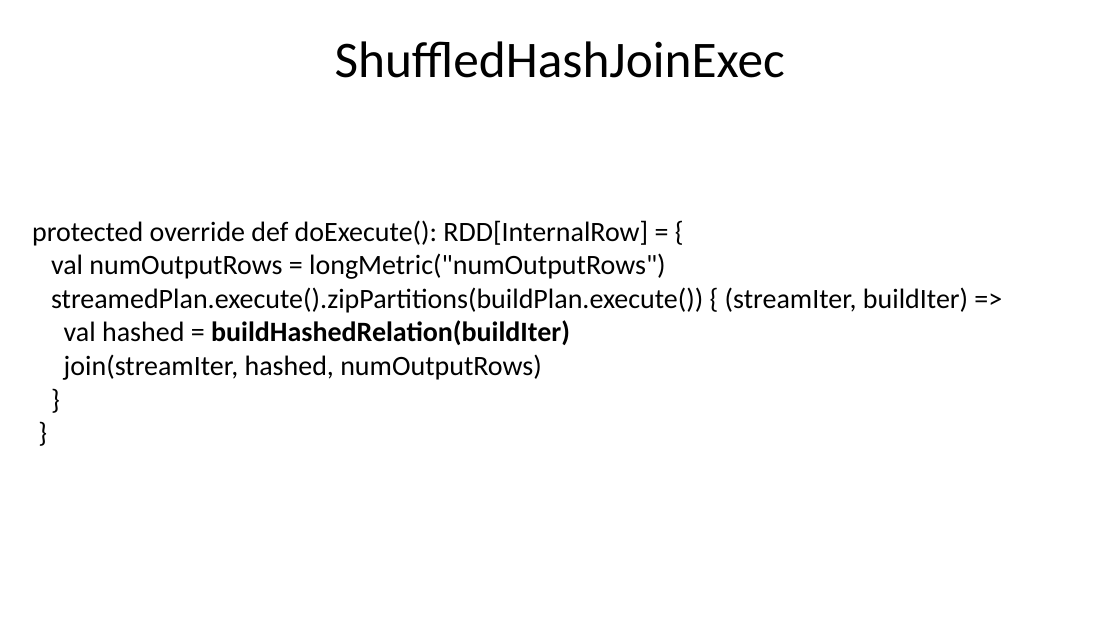
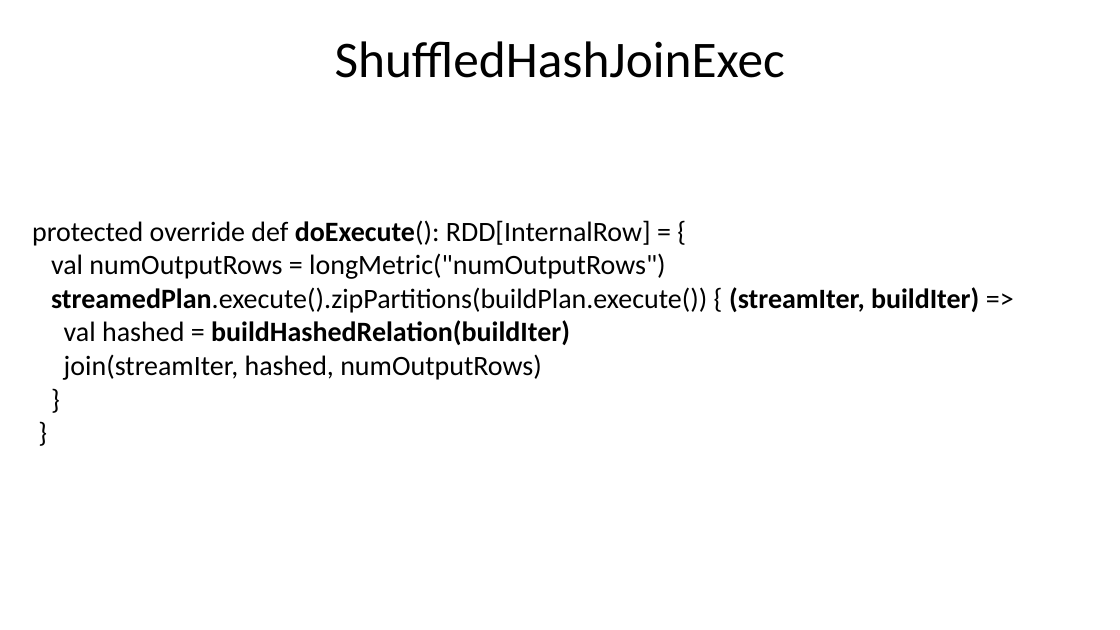
Before and after one commit to nkudinov/apache_spark_pptx, a slide deck: slide 8 of Spark_join4.pptx. Drawn at 1120x630 pixels with LibreOffice and Linux fonts; fonts in the diff are those of the drawing. Boxes give left, top, right and bottom in pixels: in the first picture for what was removed or moved away, otherwise in the second. Text is boxed around its words. In the diff, an @@ line names an element or a change of style, - is before the commit and + after.

```diff
--- a/Spark_join4.pptx
+++ b/Spark_join4.pptx
@@ text at (32, 220, 979, 313): bold on in "doExecute():", "streamedPlan.execute().zipPartitions(buildPlan.execute()) (s ..." @@
```
Also in this commit, not shown: 7 other slides changed, 1 slide added, 1 slide removed.
